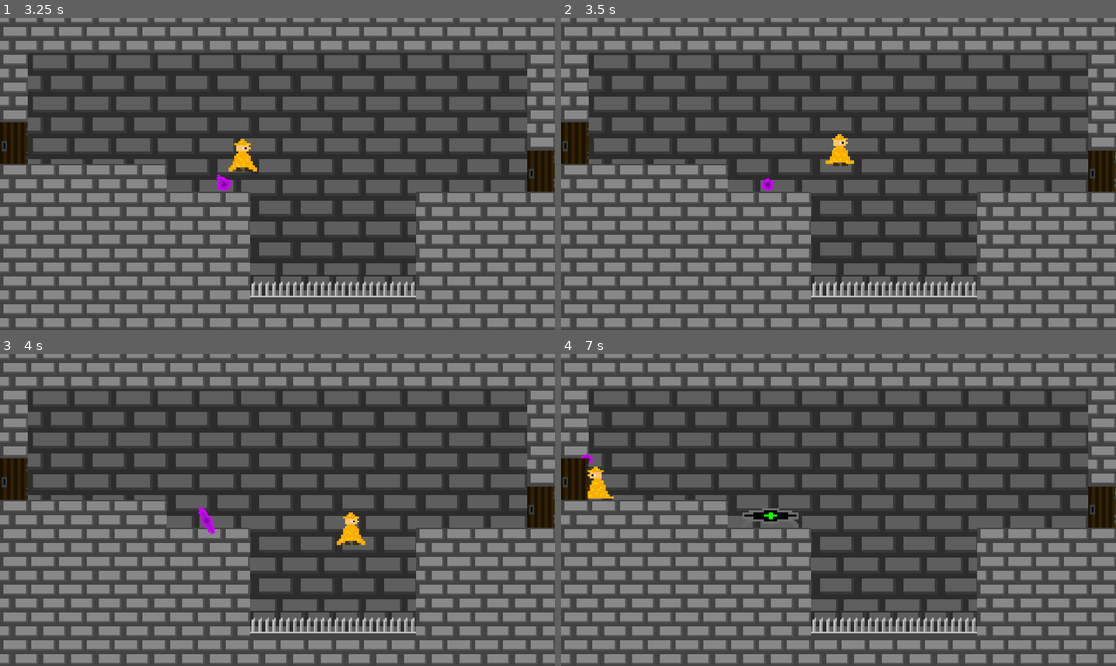
Above: before the commit, frames 1-4 (two rows, left to right).
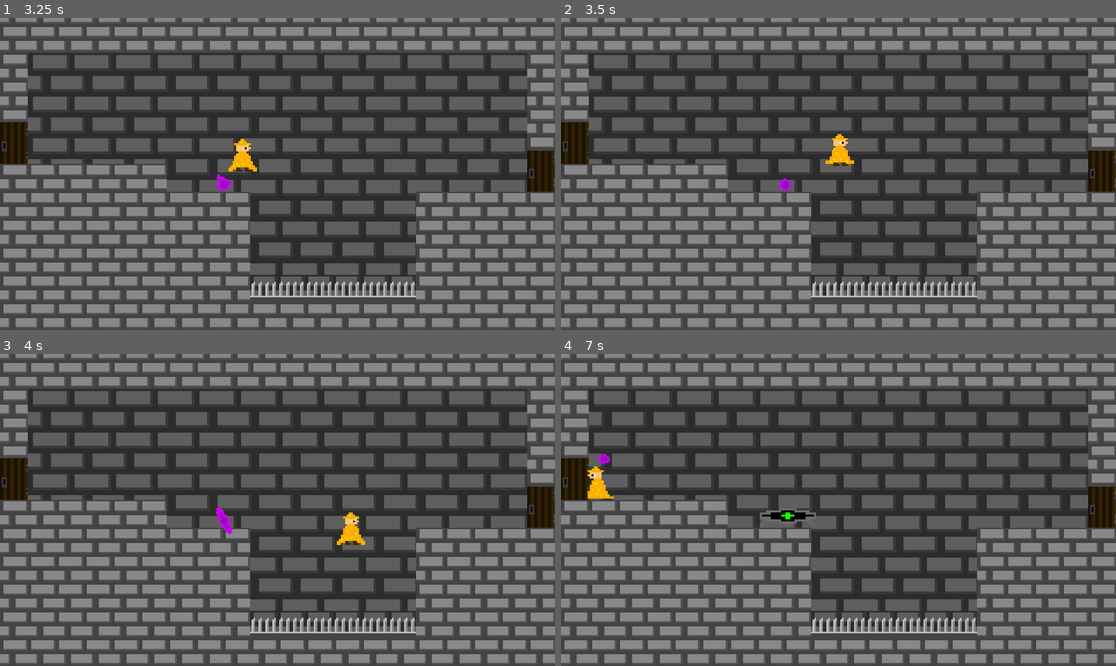
Above: after the commit, the same moments.

Repository: Gplayer128/Bouncemancer
Game: Godot game, scene res://Scenes/level3.tscn
Same seed, same stepped clock (60 frames per second), same inputs: the game is played once before the commit and once after it. This scene is started directly instead of the project's main scene.
Inputs (mouse positions are in pixels of both pictures, inside the frame that each line leads up to):
- Up to frame 1 (3.25 s): tap Enter at 0.5 s; move the mouse to (399, 158) at 0.52 s; hold 1 (1) 0.53-1.28 s; hold D (right) 0.53-2.03 s; click (399, 158) at 0.67 s; tap Space (jump) at 0.77, 1.52, 3.02 s; tap 2 (2) at 0.8, 1.35, 2.3, 2.85 s; move the mouse to (166, 189) at 1.27 s; tap 1 (1) at 1.55, 3.05 s; move the mouse to (333, 105) at 2.02 s; hold A (left) 2.03-2.78 s; hold 1 (1) 2.03-2.78 s; move the mouse to (249, 236) at 2.77 s; hold D (right) from 2.78 s (still down); click (249, 236) at 2.92 s
- Up to frame 2 (3.5 s): keep holding D (right)
- Up to frame 3 (4 s): keep holding D (right); move the mouse to (444, 556) at 3.52 s; hold 2 (2) from 3.53 s (still down); tap Alt at 3.6 s; tap Space (jump) at 3.77 s
- Up to frame 4 (7 s): move the mouse to (672, 463) at 4.27 s; release D (right) at 4.28 s; release 2 (2) at 4.28 s; hold A (left) 4.28-5.03 s; tap Shift at 4.35 s; tap Space (jump) at 4.52, 6.02, 6.77 s; tap 1 (1) at 4.55, 6.05 s; move the mouse to (866, 510) at 5.02 s; hold D (right) 5.03-5.78 s; hold 1 (1) 5.03-5.78 s; click (866, 510) at 5.17 s; tap 2 (2) at 5.3, 5.85, 6.8 s; move the mouse to (755, 432) at 5.77 s; hold A (left) from 5.78 s (still down); move the mouse to (960, 494) at 6.52 s; hold 1 (1) from 6.53 s (still down)

Frame 1 is identical in both runs. In frame 2, 0.1% of the frame differs, in the area x 36-42%, y 51-56%; in frame 3, 0.3%; in frame 4, 0.5%, in the area x 3-46%, y 32-56%.

Commit message:
audios

Diff:
--- a/Scenes/projectile.tscn
+++ b/Scenes/projectile.tscn
@@ -19,6 +19,7 @@
 [ext_resource type="Texture2D" uid="uid://bqq5wvrahl4j2" path="res://Assets/Portalball/Transform/portalball_trn6.png" id="17_jpo8b"]
 [ext_resource type="Texture2D" uid="uid://cbmdqcw77vg2x" path="res://Assets/Portalball/Transform/portalball_trn7.png" id="18_gn4o2"]
 [ext_resource type="Texture2D" uid="uid://j25wdvrk41wj" path="res://Assets/Portalball/Transform/portalball_trn8.png" id="19_frn26"]
+[ext_resource type="AudioStream" uid="uid://b4g1gmqrboavv" path="res://Assets/Audio/Orb going.wav" id="20_oxmit"]
 
 [sub_resource type="SpriteFrames" id="SpriteFrames_sxovr"]
 animations = [{
@@ -109,5 +110,8 @@
 [node name="CollisionShape2D" type="CollisionShape2D" parent="." unique_id=50945272]
 shape = SubResource("CircleShape2D_8wt1i")
 
+[node name="AudioStreamPlayer2D" type="AudioStreamPlayer2D" parent="." unique_id=1259416427]
+stream = ExtResource("20_oxmit")
+
 [connection signal="body_entered" from="." to="." method="_on_body_entered"]
 [connection signal="animation_finished" from="AnimatedSprite2D" to="." method="_on_animated_sprite_2d_animation_finished"]
--- a/Scenes/projectile_2.tscn
+++ b/Scenes/projectile_2.tscn
@@ -19,6 +19,7 @@
 [ext_resource type="Texture2D" uid="uid://bqq5wvrahl4j2" path="res://Assets/Portalball/Transform/portalball_trn6.png" id="17_4aain"]
 [ext_resource type="Texture2D" uid="uid://cbmdqcw77vg2x" path="res://Assets/Portalball/Transform/portalball_trn7.png" id="18_s6723"]
 [ext_resource type="Texture2D" uid="uid://j25wdvrk41wj" path="res://Assets/Portalball/Transform/portalball_trn8.png" id="19_mlwm4"]
+[ext_resource type="AudioStream" uid="uid://b4g1gmqrboavv" path="res://Assets/Audio/Orb going.wav" id="20_3ichg"]
 
 [sub_resource type="SpriteFrames" id="SpriteFrames_sxovr"]
 animations = [{
@@ -109,5 +110,8 @@
 [node name="CollisionShape2D" type="CollisionShape2D" parent="." unique_id=50945272]
 shape = SubResource("CircleShape2D_8wt1i")
 
+[node name="AudioStreamPlayer2D" type="AudioStreamPlayer2D" parent="." unique_id=1548979561]
+stream = ExtResource("20_3ichg")
+
 [connection signal="body_entered" from="." to="." method="_on_body_entered"]
 [connection signal="animation_finished" from="AnimatedSprite2D" to="." method="_on_animated_sprite_2d_animation_finished"]
--- /dev/null
+++ b/Scripts/level_3.gd
@@ -0,0 +1,11 @@
+extends Node2D
+
+
+# Called when the node enters the scene tree for the first time.
+func _ready() -> void:
+	pass # Replace with function body.
+
+
+# Called every frame. 'delta' is the elapsed time since the previous frame.
+func _process(delta: float) -> void:
+	pass
--- a/Scripts/player.gd
+++ b/Scripts/player.gd
@@ -4,7 +4,9 @@
 @onready var anim_sprite: AnimatedSprite2D = $anim_sprite
 @onready var player: Marker2D = $player
 @onready var bullet_manager_var = get_parent().get_child(0) as bullet_manager
+
 @onready var spell: AudioStreamPlayer2D = $spell
+@onready var death: AudioStreamPlayer2D = $death
 
 var dir_start: Vector2
 
@@ -84,3 +86,6 @@
 		Global.player_pos = player.global_position
 		Global.bullet_dir = get_global_mouse_position() - player.global_position
 		bullet_manager_var.shoot2()
+
+func die():
+	death.play()
--- a/Scripts/projectile.gd
+++ b/Scripts/projectile.gd
@@ -3,6 +3,8 @@
 @export var speed: float = 500.0
 
 var trampoline_inst = preload("res://trampoline.tscn")
+
+@onready var audio_stream_player_2d: AudioStreamPlayer2D = $AudioStreamPlayer2D
 
 var num
 var hit_wall : bool
@@ -22,6 +24,8 @@
 	global_rotation = spawnRot
 
 func _physics_process(delta: float) -> void:
+	if !audio_stream_player_2d.playing:
+		audio_stream_player_2d.play()
 	if !hit_wall:
 		var movement_vector = Vector2.RIGHT.rotated(dir) * speed
 		position += movement_vector * delta
@@ -38,7 +42,6 @@
 
 func _on_animated_sprite_2d_animation_finished() -> void:
 	if num == 0:
-		position += Vector2(-60.0, 0.0)
 		anim_player.play("hit2")
 		num += 1
 	else:
--- a/Scripts/projectile_2.gd
+++ b/Scripts/projectile_2.gd
@@ -9,6 +9,8 @@
 var second_anim : bool
 
 @onready var anim_player : AnimatedSprite2D = $AnimatedSprite2D
+
+@onready var audio_stream_player_2d: AudioStreamPlayer2D = $AudioStreamPlayer2D
 
 var dir : float
 var spawnPos : Vector2
@@ -22,6 +24,9 @@
 	global_rotation = spawnRot
 
 func _physics_process(delta: float) -> void:
+	if !audio_stream_player_2d.playing:
+		audio_stream_player_2d.play()
+
 	if !hit_wall:
 		var movement_vector = Vector2.RIGHT.rotated(dir) * speed
 		position += movement_vector * delta
--- a/Spike.gd
+++ b/Spike.gd
@@ -3,4 +3,5 @@
 
 func _on_body_entered(body: Node2D) -> void:
 	if body is CharacterBody2D:
+		body.die()
 		get_tree().reload_current_scene()
Not shown, added: Scripts/level_3.gd.uid
